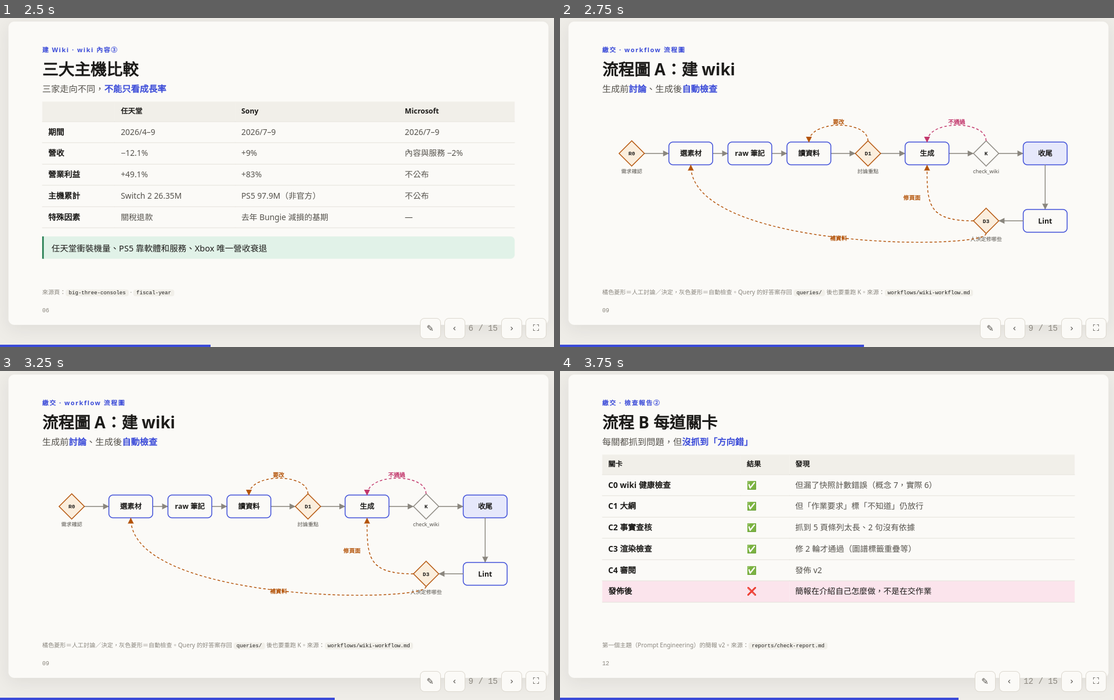
Above: before the commit, frames 1-4 (two rows, left to right).
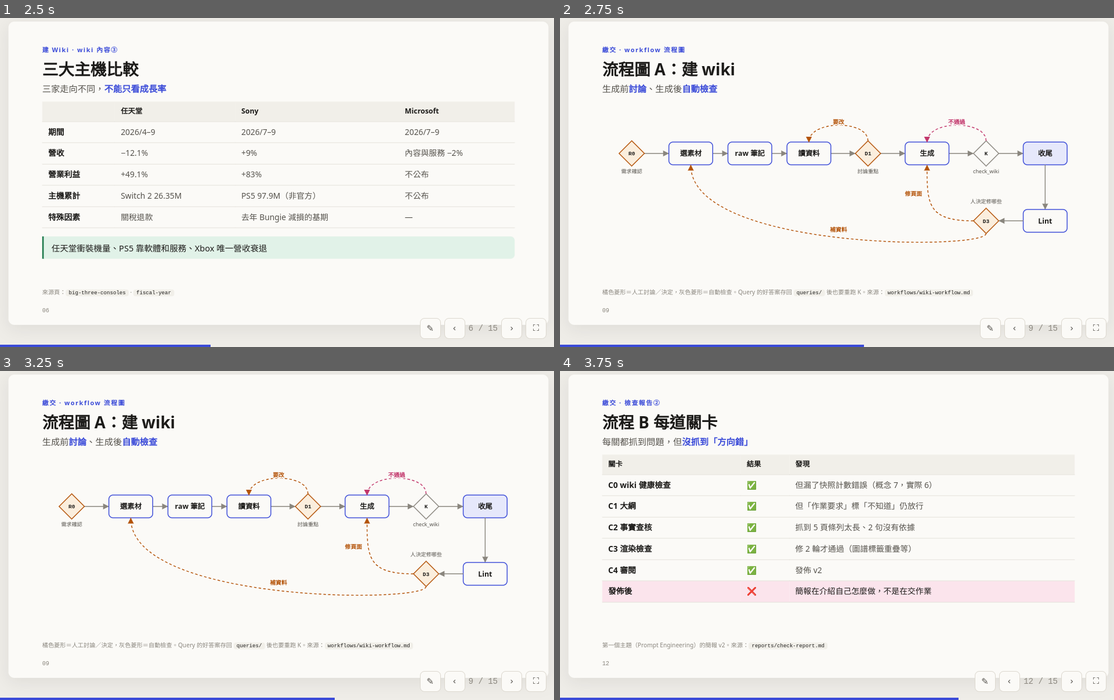
Above: after the commit, the same moments.

Repository: karen623/game-industry-llm-wiki
Game: browser game, page slides/game-industry-wiki.html
The game is run twice, just before and just after one commit, with the same random seed, the same clock (stepped at 60 frames per second) and the same inputs.
Inputs (mouse positions are in pixels of both pictures, inside the frame that each line leads up to):
- Up to frame 1 (2.5 s): click (277, 172) at 0.27 s; hold Right 1.03-1.53 s; tap Space at 1.1, 1.6, 2.1 s; hold Left 1.58-2.15 s; hold Right from 2.2 s (still down)
- Up to frame 2 (2.75 s): keep holding Right; tap Space at 2.6 s
- Up to frame 3 (3.25 s): release Right at 2.87 s; hold Left from 2.92 s (still down); tap Space at 3.1 s
- Up to frame 4 (3.75 s): release Left at 3.35 s; hold Right from 3.4 s (still down); tap Space at 3.6 s

Frame 1 is identical in both runs. In frame 2, 0.3% of the frame differs, in the area x 48-80%, y 32-68%; in frame 3, 0.3%; in frame 4, nothing differs.

Commit message:
修正流程圖 A 下半部標籤壓線
Co-Authored-By: Claude Opus 5.5 <noreply@anthropic.com>

Diff:
--- a/slides/game-industry-wiki.html
+++ b/slides/game-industry-wiki.html
@@ -212,6 +212,7 @@
 .bn b{font-size:72px}
 .steps.flow .card{position:relative}
 .steps.flow .card:not(:last-child)::after{content:"→";position:absolute;right:-15px;top:50%;transform:translateY(-50%);color:var(--accent);font-size:20px;font-weight:700}
+.plbl,.pcap{paint-order:stroke;stroke:var(--paper);stroke-width:5px;stroke-linejoin:round}
 </style>
 </head>
 <body>
@@ -502,7 +503,7 @@
     box:(cx,cy,label,cls='')=>{g.appendChild(el('rect',{x:cx-52,y:cy-27,width:104,height:54,rx:10,class:'pbox '+cls}));g.appendChild(el('text',{x:cx,y:cy+6,'text-anchor':'middle',class:'ptxt'},label));},
     dia:(cx,cy,label,cap,human)=>{const D=30;g.appendChild(el('path',{d:`M${cx} ${cy-D} L${cx+D} ${cy} L${cx} ${cy+D} L …(227 unchanged characters)…
     fw:(x1,y1,x2,y2)=>g.appendChild(el('line',{x1,y1,x2,y2,class:'pfw','marker-end':'url(#ah)'})),
-    back:(d,lbl,lx,ly,color,mk)=>{g.appendChild(el('path',{d,class:'pback',stroke:color,'marker-end':`url(#${mk})`}));g.appendChild(el('text',{x:lx,y:ly,'text-anchor':'middle',class:'plbl',fill:color},lbl));}
+    back:(d,lbl,lx,ly,color,mk,anchor='middle')=>{g.appendChild(el('path',{d,class:'pback',stroke:color,'marker-end':`url(#${mk})`}));g.appendChild(el('text',{x:lx,y:ly,'text-anchor':anchor,class:'plbl',fill:color},lbl));}
   };
 }
 
@@ -522,9 +523,9 @@
   k.box(cx(7),Y2,'Lint');
   k.fw(cx(7)-52,Y2,cx(6)+31,Y2);
   k.dia(cx(6),Y2,'D3','',1);
-  g.appendChild(el('text',{x:cx(6),y:Y2+48,'text-anchor':'middle',class:'pcap'},'人決定修哪些'));
-  k.back(`M${cx(6)-30} ${Y2} C${cx(5)} ${Y2}, ${cx(5)} ${Y2-40}, ${cx(5)} ${Y+28}`,'修頁面',cx(5)-36,Y2-50,W,'ahw');
-  k.back(`M${cx(6)} ${Y2+30} C${cx(6)} ${Y2+70}, ${cx(1)} ${Y2+70}, ${cx(1)} ${Y+28}`,'補資料',(cx(1)+cx(6))/2,Y2+46,W,'ahw');
+  g.appendChild(el('text',{x:cx(6),y:Y2-42,'text-anchor':'middle',class:'pcap'},'人決定修哪些'));
+  k.back(`M${cx(6)-30} ${Y2} C${cx(5)} ${Y2}, ${cx(5)} ${Y2-40}, ${cx(5)} ${Y+28}`,'修頁面',cx(5)-12,Y2-60,W,'ahw','end');
+  k.back(`M${cx(6)} ${Y2+30} C${cx(6)} ${Y2+70}, ${cx(1)} ${Y2+70}, ${cx(1)} ${Y+28}`,'補資料',(cx(1)+cx(6))/2,Y2+26,W,'ahw');
 })();
 
 (function drawPipe(){
--- a/slides/pipeline/v4/03-deck.html
+++ b/slides/pipeline/v4/03-deck.html
@@ -212,6 +212,7 @@
 .bn b{font-size:72px}
 .steps.flow .card{position:relative}
 .steps.flow .card:not(:last-child)::after{content:"→";position:absolute;right:-15px;top:50%;transform:translateY(-50%);color:var(--accent);font-size:20px;font-weight:700}
+.plbl,.pcap{paint-order:stroke;stroke:var(--paper);stroke-width:5px;stroke-linejoin:round}
 </style>
 </head>
 <body>
@@ -502,7 +503,7 @@
     box:(cx,cy,label,cls='')=>{g.appendChild(el('rect',{x:cx-52,y:cy-27,width:104,height:54,rx:10,class:'pbox '+cls}));g.appendChild(el('text',{x:cx,y:cy+6,'text-anchor':'middle',class:'ptxt'},label));},
     dia:(cx,cy,label,cap,human)=>{const D=30;g.appendChild(el('path',{d:`M${cx} ${cy-D} L${cx+D} ${cy} L${cx} ${cy+D} L …(227 unchanged characters)…
     fw:(x1,y1,x2,y2)=>g.appendChild(el('line',{x1,y1,x2,y2,class:'pfw','marker-end':'url(#ah)'})),
-    back:(d,lbl,lx,ly,color,mk)=>{g.appendChild(el('path',{d,class:'pback',stroke:color,'marker-end':`url(#${mk})`}));g.appendChild(el('text',{x:lx,y:ly,'text-anchor':'middle',class:'plbl',fill:color},lbl));}
+    back:(d,lbl,lx,ly,color,mk,anchor='middle')=>{g.appendChild(el('path',{d,class:'pback',stroke:color,'marker-end':`url(#${mk})`}));g.appendChild(el('text',{x:lx,y:ly,'text-anchor':anchor,class:'plbl',fill:color},lbl));}
   };
 }
 
@@ -522,9 +523,9 @@
   k.box(cx(7),Y2,'Lint');
   k.fw(cx(7)-52,Y2,cx(6)+31,Y2);
   k.dia(cx(6),Y2,'D3','',1);
-  g.appendChild(el('text',{x:cx(6),y:Y2+48,'text-anchor':'middle',class:'pcap'},'人決定修哪些'));
-  k.back(`M${cx(6)-30} ${Y2} C${cx(5)} ${Y2}, ${cx(5)} ${Y2-40}, ${cx(5)} ${Y+28}`,'修頁面',cx(5)-36,Y2-50,W,'ahw');
-  k.back(`M${cx(6)} ${Y2+30} C${cx(6)} ${Y2+70}, ${cx(1)} ${Y2+70}, ${cx(1)} ${Y+28}`,'補資料',(cx(1)+cx(6))/2,Y2+46,W,'ahw');
+  g.appendChild(el('text',{x:cx(6),y:Y2-42,'text-anchor':'middle',class:'pcap'},'人決定修哪些'));
+  k.back(`M${cx(6)-30} ${Y2} C${cx(5)} ${Y2}, ${cx(5)} ${Y2-40}, ${cx(5)} ${Y+28}`,'修頁面',cx(5)-12,Y2-60,W,'ahw','end');
+  k.back(`M${cx(6)} ${Y2+30} C${cx(6)} ${Y2+70}, ${cx(1)} ${Y2+70}, ${cx(1)} ${Y+28}`,'補資料',(cx(1)+cx(6))/2,Y2+26,W,'ahw');
 })();
 
 (function drawPipe(){
Not shown, changed: reports/reflection.md
Not shown, changed: slides/pipeline/v4/04-review.md
Not shown, changed: wiki/log.md
